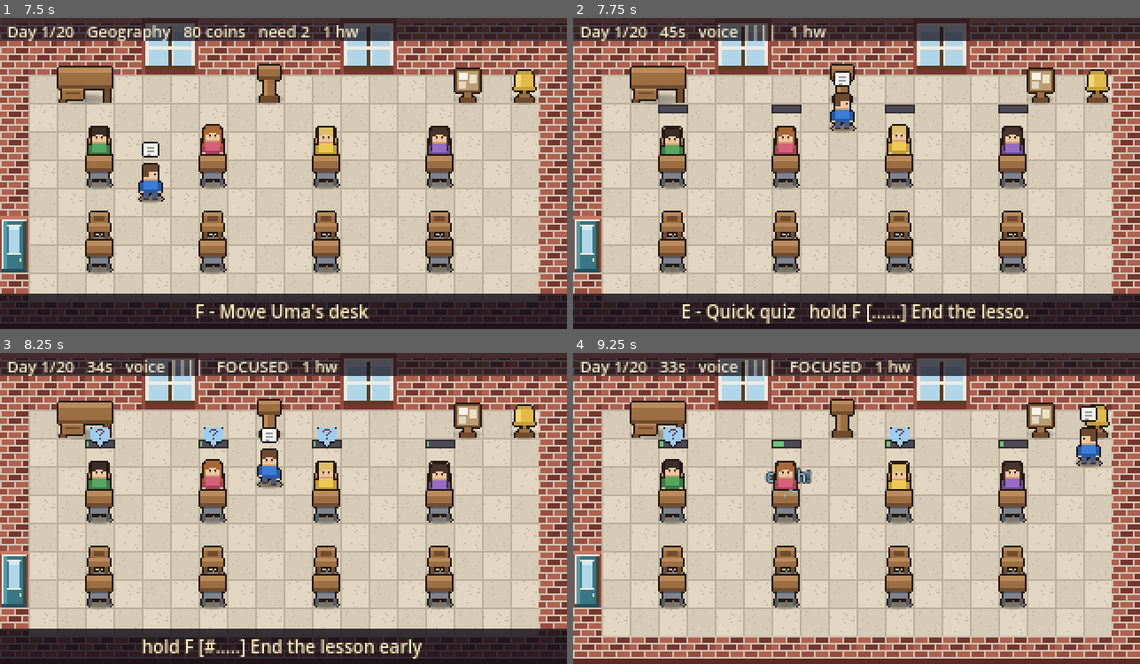
Above: before the commit, frames 1-4 (two rows, left to right).
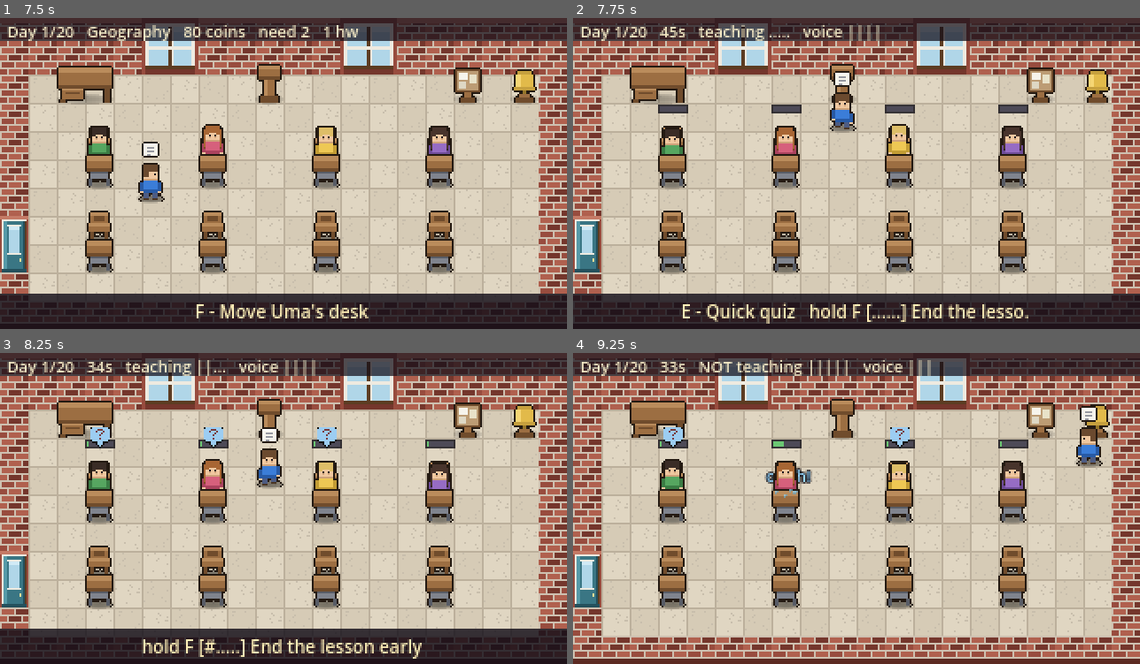
Above: after the commit, the same moments.

Repository: Mbottega16/EduSystem
Game: Godot game, scene res://tests/run.tscn
Two runs of this game, one before a commit and one after it. Both use one fixed random seed, a clock stepped at 60 frames per second and the inputs below. This scene is started directly instead of the project's main scene.
Inputs:
- Up to frame 1 (7.5 s): tap Enter at 0.5 s; hold D (move_right) 0.53-1.28 s; tap E (interact) at 0.6, 1.35, 2.3, 3.05, 3.8, 4.55, 5.3, 6.05, 6.8, 7.35 s; tap Space at 0.77, 1.52, 3.02, 3.77, 4.52, 6.02, 6.77 s; hold S (move_down) 1.28-2.03 s; hold D (move_right) 2.03-2.78 s; tap F (manage) at 2.1 s; hold W (move_up) 2.78-3.53 s; tap Shift (sprint) at 2.85 s; hold A (move_left) 3.53-5.03 s; tap Q (voice) at 3.6 s; tap Escape (cancel) at 4.15 s; tap J at 4.35 s; hold S (move_down) 5.03-5.78 s; tap C at 5.1 s; hold D (move_right) 5.78-6.53 s; tap 1 at 5.85 s; hold W (move_up) 6.53-7.28 s; tap R at 6.6 s; hold D (move_right) from 7.28 s (still down)
- Up to frame 2 (7.75 s): keep holding D (move_right); tap Space at 7.52 s
- Up to frame 3 (8.25 s): release D (move_right) at 8.03 s; hold S (move_down) from 8.03 s (still down); tap E (interact) at 8.1 s
- Up to frame 4 (9.25 s): release S (move_down) at 8.78 s; hold A (move_left) from 8.78 s (still down); tap F (manage) at 8.85 s; tap Space at 9.02 s; tap E (interact) at 9.05 s

Frame 1 is identical in both runs. In frame 2, 0.7% of the frame differs, in the area x 22-55%, y 2-36%; in frame 3, 0.9%; in frame 4, 1.1%, in the area x 15-76%, y 2-31%.
Error before the commit: Trying to assign invalid previously freed instance. (res://scripts/ui/hud.gd:230)
Error after the commit: Trying to assign invalid previously freed instance. (res://scripts/ui/hud.gd:236)

Commit message:
You have to actually teach the lesson now
A lesson used to run itself. Students worked whether or not a teacher
existed, so the entire job was reacting to bubbles and every second between
them was dead time.

Work now only advances while the class is paying attention, and attention
only comes from you standing at the front. Walk away and it drains; come
back and it fills. Every second at one child's desk is a second the other
seven are not being taught, which is the trade the whole game is about.

Teaching is POSITIONAL, not a held key. You described it as standing in a
particular place, and it avoids fighting the movement keys for the same
finger. The front of the room is measured against the podium, which makes
that landmark somewhere you stand all lesson rather than somewhere you tap
once at the start of the day. The teacher turns to face the room and
gestures -- the two step frames read perfectly well as somebody talking with
their hands, and a sixth frame would change every character's sheet size and
break hframes=5 everywhere.

Attention DECAYS rather than switching off. As a hard on/off a two-second
trip to help one child froze seven others dead, which reads as the game
being broken rather than as a decision. A short trip now costs a slice of
progress; a long absence costs all of it.

THE SIMULATOR EARNED ITS KEEP TWICE OVER. Modelling a trip to a desk as time
away from the front, charged at the policy's reaction time, produced a death
spiral: away time slowed the work, slow work meant longer lessons, longer
lessons meant more stalls, more stalls meant more trips. 'good' fell from an
A to a D. Reaction is how long before you set off; the walk is the walk, so
it became a constant.

Then trips STACKED, and `away` ran to thirty seconds owed -- the most
attentive policy taught 5% of the time and the laziest taught 78%, an
inversion of the game's whole thesis produced entirely by bookkeeping. You
are either away or you are not.

Where it landed: A / A / B / C / C / F, and 'nobody' finally reads work 0.00
-- doing nothing now genuinely achieves nothing, which is the claim the
mechanic exists to make. One result worth keeping: 'ideal' reacts in half a
second and drops to a B while 'good' waits four and gets an A. Hovering and
reacting to every twitch costs you the room.

The three contract rows hold teaching constant at perfect and still read
C / C / A, so they remain comparable to every reading taken before this
existed. That assumption is now written down in both places rather than
being an accident of a default argument.

855 assertions. Trace and audit both clean.

Co-Authored-By: Claude Opus 5 <noreply@anthropic.com>

Diff:
--- a/data/balance.json
+++ b/data/balance.json
@@ -560,5 +560,13 @@
     "weight_lesson": 0.45,
     "weight_knowledge": 0.2
   },
-  "_flat_note": "'flat' means the item lies on the floor or hangs on the wall, so it gets no contact shadow -- a rug with a shadow under it looks like it is hovering."
+  "_flat_note": "'flat' means the item lies on the floor or hangs on the wall, so it gets no contact shadow -- a rug with a shadow under it looks like it is hovering.",
+  "teaching": {
+    "_note": "Standing at the front and TEACHING. Work only advances while the class is paying attention, and attention only comes from you. Before this a lesson ran itself and the player's whole job was reacting to bubbles -- there was nothing to DO with the time between them.",
+    "_decay_note": "Attention DECAYS rather than switching off. As a hard on/off, a two second trip to help one child froze seven others dead, which reads as the game being broken rather than as a trade-off. Decay means a short trip costs a slice of progress and a long absence costs all of it.",
+    "fill_per_second": 0.85,
+    "decay_per_second": 0.25,
+    "radius_tiles": 6,
+    "floor_rate": 0.0
+  }
 }
--- a/scripts/actors/player.gd
+++ b/scripts/actors/player.gd
@@ -63,6 +63,7 @@
 	# against where you were last frame.
 	_repick()
 
+	_teach_anim(delta)
 	if not input_locked:
 		_tick_hold(delta)
 		# The one verb that is not a landmark. It is still about where you
@@ -206,6 +207,24 @@
 
 ## Perks raise the teacher's base speed, so this is expressed as a ratio
 ## against the Actor constant rather than as a flat multiplier.
+## Standing at the front, gesturing at the class.
+##
+## Cycles the two STEP frames while facing the room. There is no dedicated
+## teaching pose in the sheet -- adding a sixth frame would change every
+## character's sheet size and break hframes=5 everywhere -- and the step
+## frames read perfectly well as somebody talking with their hands.
+var _teach_t: float = 0.0
+
+func _teach_anim(delta: float) -> void:
+	if not Game.teaching:
+		_teach_t = 0.0
+		return
+	facing = DIR_DOWN                 # turn and face the room
+	_teach_t += delta
+	var f: int = 1 if fmod(_teach_t, 0.7) < 0.35 else 3
+	_set_frame(f)
+
+
 func speed_scale() -> float:
 	var base: float = Progress.speed(Game.perk_ranks) / SPEED
 	return base * (SPRINT if Input.is_action_pressed("sprint") else 1.0)
--- a/scripts/autoload/game.gd
+++ b/scripts/autoload/game.gd
@@ -125,6 +125,8 @@
 	# measures the balance contract in another, so a row that should
 	# have had no quiz in it was quietly reading 0.69 -> 0.73.
 	quiz_focus = false
+	attention = 0.0
+	teaching = false
 	test_active = false
 	voice = 1.0
 	last_inspection = {}
@@ -885,6 +887,51 @@
 ## The class has been made to think, and is harder to distract for the rest
 ## of the lesson. Cleared with the lesson, like everything else about it.
 var quiz_focus: bool = false
+
+# --- the class's attention -------------------------------------------
+## 0..1. Filled by standing at the front and teaching, and it drains when
+## you stop. Work advances in proportion to it.
+##
+## THE POINT: a lesson used to run itself. Students worked whether or not
+## the teacher existed, so the entire job was reacting to bubbles and the
+## time between them was dead. Now the room needs you at the front, and
+## every second spent at one child's desk is a second the other seven are
+## not being taught -- which is the trade the whole game is about.
+var attention: float = 0.0
+## Whether the teacher is teaching RIGHT NOW, for the animation and the HUD.
+var teaching: bool = false
+
+signal attention_changed(level: float)
+
+
+## How fast the class works, as a fraction of normal.
+func work_rate() -> float:
+	Balance.ensure_loaded()
+	return maxf(Balance.teach_floor, attention)
+
+
+## Feed or drain the class's attention. `at_front` is whether the teacher is
+## close enough to the front of the room to be teaching them.
+func tick_attention(delta: float, at_front: bool) -> void:
+	Balance.ensure_loaded()
+	teaching = at_front and phase == Phase.LESSON and not test_active
+	var before := attention
+	if teaching:
+		attention = minf(1.0, attention + Balance.teach_fill * delta)
+	else:
+		attention = maxf(0.0, attention - Balance.teach_decay * delta)
+	if not is_equal_approx(before, attention):
+		attention_changed.emit(attention)
+
+
+## Is this tile close enough to the front to teach from?
+##
+## Measured against the PODIUM, which makes the front of the room somewhere
+## you stand rather than somewhere you tap once at the start of the day.
+func can_teach_from(tile: Vector2i) -> bool:
+	Balance.ensure_loaded()
+	return absi(tile.x - Layout.PODIUM.x) + absi(tile.y - Layout.PODIUM.y) \
+		<= Balance.teach_radius
 
 
 ## Sit the whole class down for a quick quiz. Returns a row per student,
--- a/scripts/data/balance.gd
+++ b/scripts/data/balance.gd
@@ -76,6 +76,14 @@
 static var stu_ready_level: int = 5
 static var stu_hold_grace: int = 2
 
+# --- standing at the front and teaching ----------------------------------
+static var teach_fill: float = 0.85
+static var teach_decay: float = 0.25
+static var teach_radius: int = 6
+## What fraction of normal speed an UNATTENDED class works at. Zero means
+## they stop entirely, which is the point.
+static var teach_floor: float = 0.0
+
 # --- being inspected -----------------------------------------------------
 static var insp_grant: int = 420
 static var insp_pass: float = 0.55
@@ -231,6 +239,12 @@
 
 	traits = d.get("traits", {})
 
+	var tg: Dictionary = d.get("teaching", {})
+	teach_fill = float(tg.get("fill_per_second", teach_fill))
+	teach_decay = float(tg.get("decay_per_second", teach_decay))
+	teach_radius = int(tg.get("radius_tiles", teach_radius))
+	teach_floor = float(tg.get("floor_rate", teach_floor))
+
 	var ins: Dictionary = d.get("inspection", {})
 	insp_grant = int(ins.get("grant", insp_grant))
 	insp_pass = float(ins.get("pass_mark", insp_pass))
--- a/scripts/data/student_data.gd
+++ b/scripts/data/student_data.gd
@@ -305,7 +305,11 @@
 ## The old version rolled a single stall moment in assign_work and cleared
 ## it when it fired, so a student could get stuck at most once per lesson —
 ## which quietly made the teacher's whole contribution a one-shot.
-func tick_work(delta: float, rng: RandomNumberGenerator = null) -> bool:
+## `rate` is how fast the class is working, 0..1, which is the teacher's
+## attention. At zero the timer does not move at all: the lesson does not
+## happen unless somebody teaches it.
+func tick_work(delta: float, rng: RandomNumberGenerator = null,
+		rate: float = 1.0) -> bool:
 	Balance.ensure_loaded()
 	if work_state != Work.WORKING:
 		return false
@@ -318,7 +322,7 @@
 		_hidden_for += delta
 		return false                      # frozen until someone helps
 
-	work_timer -= delta
+	work_timer -= delta * rate
 	if work_timer <= 0.0:
 		work_timer = 0.0
 		work_state = Work.DONE
--- a/scripts/data/version.gd
+++ b/scripts/data/version.gd
@@ -13,11 +13,11 @@
 ##
 ## Bump BUILD whenever something lands that a player would notice.
 
-const BUILD := "b20"
+const BUILD := "b21"
 const DATED := "2026-08-14"
 
 ## The headline of what went in, short enough for one line on the title.
-const HEADLINE := "a sprite generator that finishes the job"
+const HEADLINE := "you have to actually teach now"
 
 
 static func stamp() -> String:
--- a/scripts/ui/hud.gd
+++ b/scripts/ui/hud.gd
@@ -151,6 +151,12 @@
 		if room != null:
 			bits.append("%ds" % int(ceil(room.lesson_left)))
 		if not Game.test_active:
+			# Attention first: it is the difference between a lesson
+			# happening and a lesson not happening, so it outranks the rest.
+			var att := int(round(Game.attention * 5.0))
+			bits.append("%steaching %s%s" % [
+				"" if Game.teaching else "NOT ",
+				"|".repeat(att), ".".repeat(5 - att)])
 			var pips := int(round(Game.voice * 4.0))
 			bits.append("voice %s%s" % ["|".repeat(pips), ".".repeat(4 - pips)])
 		# A buff you cannot see is a buff you do not believe in.
--- a/scripts/world/classroom.gd
+++ b/scripts/world/classroom.gd
@@ -266,12 +266,23 @@
 		# stuck in a test, because you would not be allowed to go and
 		# unstick them if they did.
 		var roll: RandomNumberGenerator = null if Game.test_active else Game.rng
+		# A test is sat in silence and marks itself: nobody is teaching it,
+		# so it runs at full rate regardless of where the teacher stands.
+		var rate: float = 1.0 if Game.test_active else Game.work_rate()
 		for s: StudentData in Game.roster:
-			if s.tick_work(delta, roll):
+			if s.tick_work(delta, roll, rate):
 				_on_work_done(s)
 		# who is sitting next to whom, and who has started playing up
 		Game.tick_class(delta, roll)
 		Game.tick_voice(delta)
+		# Attention is fed by the teacher STANDING at the front, not by a
+		# button press -- holding a key to teach and holding a key to walk
+		# are the same finger, and the room is what you are steering.
+		var at_front := false
+		if player != null and is_instance_valid(player) and not Game.test_active:
+			at_front = Game.can_teach_from(
+				Grid.world_to_tile(player.global_position))
+		Game.tick_attention(delta, at_front)
 		if lesson_left <= 0.0:
 			# THE CLOCK HAS TO ACTUALLY END THE LESSON.
 			#
--- a/tests/run.gd
+++ b/tests/run.gd
@@ -141,6 +141,7 @@
 	test_save_isolation()
 	await test_bubbles()
 	await test_screens_explain_themselves()
+	await test_teaching()
 	await test_voice()
 	await test_quiz_buff_and_calm()
 	await test_inspection()
@@ -520,7 +521,7 @@
 		for s: StudentData in Game.roster:
 			if s.is_struggling():
 				s.help()
-			s.tick_work(1.0 / 60.0, Game.rng)
+			s.tick_work(1.0 / 60.0, Game.rng, 1.0)
 	await step(2)
 	var all_done := true
 	for s: StudentData in Game.roster:
@@ -704,6 +705,12 @@
 ## student and swung between a C and a B depending only on the seed, which
 ## would have made the contract flaky rather than meaningful.
 func _simulate_lesson(furnish: bool, teach: bool) -> float:
+	# Both contract rows hold TEACHING CONSTANT at perfect -- the teacher is
+	# at the front the whole time, so rate is 1.0. That is deliberate and it
+	# is what keeps these three rows comparable to every reading taken before
+	# active teaching existed: they measure what the ROOM and the HELPING are
+	# worth, with the teaching held still. "Never helped" means never leaving
+	# the front to help, not never teaching.
 	var total := 0.0
 	var runs := 0
 	for seed_offset in 6:
@@ -722,7 +729,7 @@
 		while t < Balance.lesson_seconds:
 			t += 1.0 / 60.0
 			for s: StudentData in Game.roster:
-				s.tick_work(1.0 / 60.0, Game.rng)
+				s.tick_work(1.0 / 60.0, Game.rng, 1.0)
 				if teach and s.is_struggling():
 					s.help()
 		for s: StudentData in Game.roster:
@@ -1009,7 +1016,7 @@
 	# than at a single moment scheduled up front
 	var guard := 0
 	while not s.is_struggling() and guard < 6000:
-		s.tick_work(1.0 / 60.0, Game.rng)
+		s.tick_work(1.0 / 60.0, Game.rng, 1.0)
 		guard += 1
 	chk("a student gets stuck eventually", s.is_struggling(), guard)
 	chk("they never stall in the first moment of the work",
@@ -1018,7 +1025,7 @@
 	var frozen: float = s.work_timer
 	var frac: float = s.work_fraction()
 	for i in 600:
-		s.tick_work(1.0 / 60.0, Game.rng)
+		s.tick_work(1.0 / 60.0, Game.rng, 1.0)
 	chk("a stuck student's work is completely frozen",
 		is_equal_approx(s.work_timer, frozen))
 	chk("so their work fraction stops rising too",
@@ -1032,7 +1039,7 @@
 	# see it through to the end, helping whenever needed
 	guard = 0
 	while not s.has_work_to_collect() and guard < 20000:
-		s.tick_work(1.0 / 60.0, Game.rng)
+		s.tick_work(1.0 / 60.0, Game.rng, 1.0)
 		if s.is_struggling():
 			s.help()
 		guard += 1
@@ -3451,6 +3458,87 @@
 
 
 
+func test_teaching() -> void:
+	section("STANDING AT THE FRONT AND TEACHING")
+	Balance.ensure_loaded()
+	Game.new_run(SEED)
+	await step(40)
+	var p: Actor = world.player
+
+	# THE CHANGE: a lesson used to run itself. Students worked whether or
+	# not a teacher existed, so the whole job was reacting to bubbles and
+	# the time between them was dead.
+	chk("a fresh lesson has nobody's attention",
+		is_equal_approx(Game.attention, 0.0), Game.attention)
+	chk("the front of the room is near the podium",
+		Game.can_teach_from(Layout.PODIUM + Vector2i(0, 1)))
+	chk("and the back of the room is not",
+		not Game.can_teach_from(Vector2i(Grid.W - 2, Grid.H - 2)))
+
+	world.start_lesson()
+	await step(4)
+	var s: StudentData = Game.roster[0]
+	s.trait_id = "steady"
+	s.confusion = 0.0
+
+	# --- nobody teaching: nothing happens ---
+	p.global_position = Grid.tile_to_world(Vector2i(2, Grid.H - 2))
+	await step(60)
+	var idle_left := s.work_timer
+	await step(120)
+	chk("with nobody at the front the work does not move",
+		is_equal_approx(s.work_timer, idle_left),
+		"%.2f -> %.2f" % [idle_left, s.work_timer])
+	chk("and attention has drained to nothing",
+		is_equal_approx(Game.attention, 0.0), Game.attention)
+	chk("the game says so, rather than leaving you to wonder",
+		not Game.teaching)
+
+	# --- teaching: it moves ---
+	p.global_position = Grid.tile_to_world(Layout.PODIUM + Vector2i(0, 1))
+	await step(30)
+	chk("standing at the front IS teaching", Game.teaching)
+	chk("and the class starts paying attention", Game.attention > 0.0,
+		Game.attention)
+	var before := s.work_timer
+	await step(120)
+	chk("now the work moves", s.work_timer < before,
+		"%.2f -> %.2f" % [before, s.work_timer])
+
+	# --- leaving costs, but does not freeze them dead ---
+	# A hard on/off made a two second trip to help one child freeze seven
+	# others, which reads as the game being broken rather than as a choice.
+	await step(90)                      # get attention up to full
+	chk("attention fills", Game.attention > 0.9, Game.attention)
+	p.global_position = Grid.tile_to_world(Vector2i(2, Grid.H - 2))
+	await step(30)                      # half a second away
+	chk("a short trip costs some attention, not all of it",
+		Game.attention > 0.3 and Game.attention < 1.0, Game.attention)
+	await step(300)                     # a long absence
+	chk("but a long absence costs the lot",
+		is_equal_approx(Game.attention, 0.0), Game.attention)
+
+	# --- a test is sat in silence and does not need teaching ---
+	Game.new_run(SEED)
+	await step(40)
+	for i in Balance.test_requires_taught:
+		Game.record_taught(String(Game.lesson.get("id", "")))
+	Game.set_phase(Game.Phase.MORNING)
+	world.start_test(String(Game.lesson.get("id", "")))
+	p.global_position = Grid.tile_to_world(Vector2i(2, Grid.H - 2))
+	var t: StudentData = Game.roster[0]
+	var t_before := t.work_timer
+	await step(120)
+	chk("a test does not need teaching -- they sit it in silence",
+		t.work_timer < t_before, "%.2f -> %.2f" % [t_before, t.work_timer])
+	world.end_test()
+	_hud().close()
+
+	Game.new_run(SEED)
+	await step(2)
+
+
+
 func test_overlays() -> void:
 	section("OVERLAYS")
 	var hud := _hud()
--- a/tools/shot.gd
+++ b/tools/shot.gd
@@ -149,6 +149,11 @@
 			Game.event = DayEvent.by_id("inspector")
 			world.refresh_inspector()
 			world.start_lesson()
+		"teaching":
+			world.start_lesson()
+			world.player.global_position = Grid.tile_to_world(
+				Layout.PODIUM + Vector2i(0, 1))
+			Game.attention = 0.8
 		"noise":
 			# one of each problem, side by side, to check the three bubble
 			# colours read apart at a glance
--- a/tools/sim.gd
+++ b/tools/sim.gd
@@ -56,6 +56,30 @@
 const BUYS := {
 	"ideal": true, "good": true, "lazy": true, "nobody": false,
 	"quizzer": true, "shouter": true}
+## Whether they stand at the front and TEACH.
+##
+## Everybody who is doing the job at all teaches -- it is the baseline, not
+## a flourish -- so this separates 'nobody' from the rest. What distinguishes
+## the others is what they LEAVE the front to do.
+## Seconds away from the front for ONE trip to a desk.
+##
+## A constant, and NOT the policy's reaction time. Reaction is how long
+## before they set off; the walk is the walk, and charging reaction for it
+## double-counts. Charging it produced a death spiral -- away time slowed the
+## work, slow work meant longer lessons, longer lessons meant more stalls,
+## more stalls meant more trips -- and 'good' fell from an A to a D while
+## 'ideal', which reacts faster and therefore intervenes LESS in total, sat
+## comfortably above it. A mid-table player should not be punished hardest.
+## Trips do NOT stack. You are either away from the front or you are not;
+## adding them let `away` run to thirty seconds owed, so the most attentive
+## policy taught 5% of the time and the laziest taught 78% -- an inversion
+## of the game's whole thesis, produced entirely by the bookkeeping.
+const TRIP := 1.5
+
+const TEACHES := {
+	"ideal": true, "good": true, "lazy": true, "nobody": false,
+	"quizzer": true, "shouter": true}
+
 ## Whether they shout the room down when several are playing up at once.
 ## 'nobody' never does anything; 'lazy' is not paying enough attention to
 ## notice. The rest use it the way a real player would -- as the answer to
@@ -136,7 +160,7 @@
 func _run(policy: String, days: int) -> void:
 	Game.new_run(12345)
 	print("\n--- %s ---" % policy.to_upper())
-	print(" day  avg  letter   coins  items  class   stuck-left  hw   work  done  noise  shout")
+	print(" day  avg  letter   coins  items  class   stuck-left  hw   work  done  noise  shout  taught")
 
 	var first_enrol := -1
 	var first_buy := -1
@@ -152,13 +176,14 @@
 			first_enrol = Game.day
 
 		if day < 6 or day % 5 == 0 or day == days - 1:
-			print("%4d  %.2f    %s   %5d  %5d  %5d   %9d  %d/%d  %.2f  %d/%d  %d/%d  %5d" % [
+			print("%4d  %.2f    %s   %5d  %5d  %5d   %9d  %d/%d  %.2f  %d/%d  %d/%d  %5d  %4.0f%%" % [
 				report["day"], report["average"],
 				Game.grade_letter(float(report["average"])),
 				Game.coins, Game.room_items.size(), before,
 				stats["still_stuck"], report["homework_done"], before,
 				stats["work"], stats["finished"], stats["of"],
-				stats["settled"], stats["noisy"], stats["shouted"]])
+				stats["settled"], stats["noisy"], stats["shouted"],
+				float(stats["taught"]) * 100.0])
 
 	print("  first purchase: day %s     first new student: day %s" % [
 		"never" if first_buy < 0 else str(first_buy),
@@ -171,6 +196,11 @@
 ## One lesson, ticked at the real physics rate so the numbers match play.
 func _play_day(policy: String) -> Dictionary:
 	var reaction: float = REACTION[policy]
+	## Seconds still owed to a trip away from the front. Reaction time
+	## already stands in for walking, so a visit to a desk costs exactly that
+	## much time NOT teaching -- which is the trade the mechanic exists for.
+	var away := 0.0
+	var taught := 0.0
 	var stuck_since := {}
 	var flagged_since := {}
 	var noisy_since := {}
@@ -207,6 +237,13 @@
 		Game.tick_class(DT, Game.rng)
 		Game.tick_voice(DT)
 
+		# At the front, unless a trip to a desk is still owed.
+		away = maxf(0.0, away - DT)
+		var at_front: bool = TEACHES[policy] and away <= 0.0
+		Game.tick_attention(DT, at_front)
+		if at_front:
+			taught += DT
+
 		# Raising your voice reaches several desks at once, but only the
 		# ones near enough to hear. The simulator has no teacher position --
 		# reaction time stands in for walking -- so the shout is modelled as
@@ -222,7 +259,7 @@
 					shouted += 1
 
 		for s: StudentData in Game.roster:
-			s.tick_work(DT, Game.rng)
+			s.tick_work(DT, Game.rng, Game.work_rate())
 			# Settling comes first, as it does at the desk: it is the one
 			# that gets worse while you are dealing with something else.
 			if s.disrupting:
@@ -231,6 +268,7 @@
 				elif t - float(noisy_since[s.id]) >= reaction:
 					if s.settle():
 						settled += 1
+					away = maxf(away, TRIP)            # the walk over there and back
 					noisy_since.erase(s.id)
 				continue
 			noisy_since.erase(s.id)
@@ -239,6 +277,7 @@
 					stuck_since[s.id] = t
 				elif t - float(stuck_since[s.id]) >= reaction:
 					s.help()
+					away = maxf(away, TRIP)
 					stuck_since.erase(s.id)
 			else:
 				stuck_since.erase(s.id)
@@ -251,6 +290,7 @@
 					elif t - float(flagged_since[s.id]) >= reaction:
 						if s.resolve_quiz():
 							resolved += 1
+						away = maxf(away, TRIP)
 						flagged_since.erase(s.id)
 
 	var still := 0
@@ -278,7 +318,8 @@
 	return {"still_stuck": still, "flagged": flagged_total, "resolved": resolved,
 		"work": work_total / maxf(1.0, float(Game.roster.size())),
 		"finished": finished, "of": Game.roster.size(),
-		"noisy": noisy, "settled": settled, "shouted": shouted}
+		"noisy": noisy, "settled": settled, "shouted": shouted,
+		"taught": taught / maxf(0.001, lesson_len)}
 
 
 ## Buy the item with the best bonus-per-coin that we can afford and that
@@ -331,6 +372,12 @@
 ## student's stall luck -- sampling one swung this between a C and a B on
 ## seed alone, which would make the contract meaningless.
 func _one_lesson(furnish: bool, teach: bool) -> float:
+	# Both contract rows hold TEACHING CONSTANT at perfect -- the teacher is
+	# at the front the whole time, so rate is 1.0. That is deliberate and it
+	# is what keeps these three rows comparable to every reading taken before
+	# active teaching existed: they measure what the ROOM and the HELPING are
+	# worth, with the teaching held still. "Never helped" means never leaving
+	# the front to help, not never teaching.
 	var total := 0.0
 	var n := 0
 	for offset in 6:
@@ -349,7 +396,7 @@
 		while t < Balance.lesson_seconds:
 			t += DT
 			for s: StudentData in Game.roster:
-				s.tick_work(DT, Game.rng)
+				s.tick_work(DT, Game.rng, 1.0)
 				if teach and s.is_struggling():
 					s.help()
 		for s: StudentData in Game.roster:
